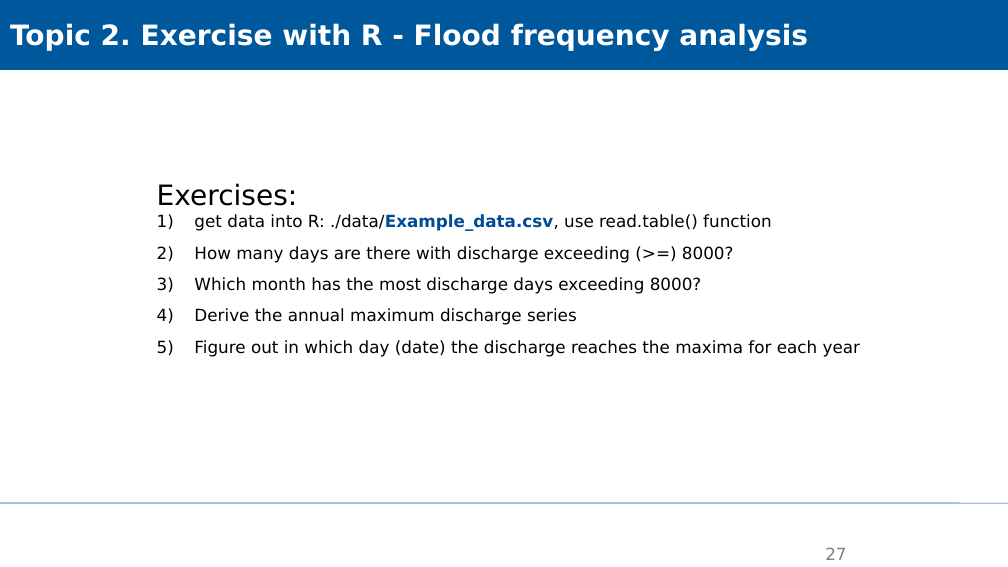
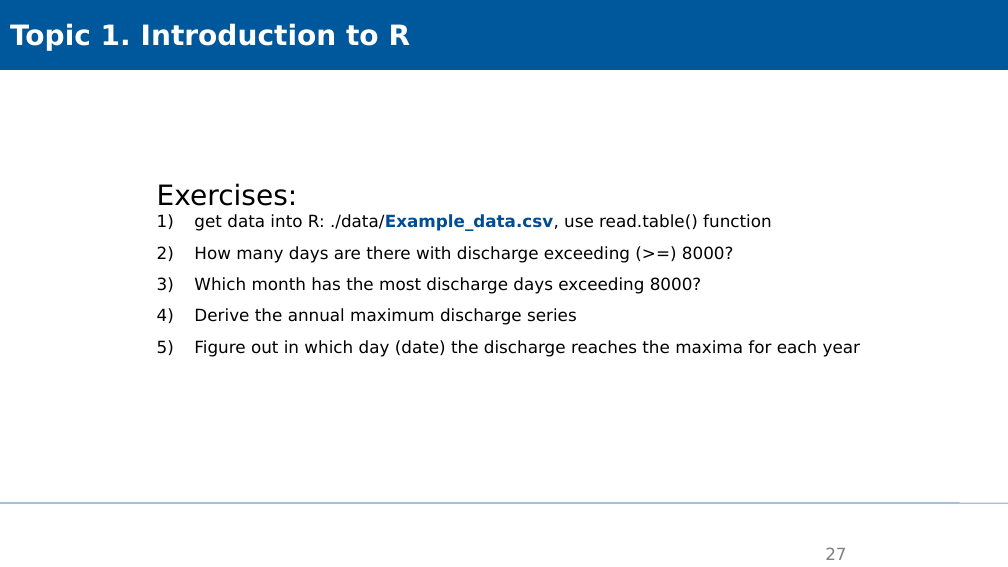
Before and after one commit to XiaoxiangGuanGFZ/FloodRiskSeminar, a slide deck: slide 27 of slides/FRS_exercise_R.pptx. Drawn at 1008x567 pixels with LibreOffice and Linux fonts; fonts in the diff are those of the drawing; background and template pictures are left out. Boxes give left, top, right and bottom in pixels: in the first picture for what was removed or moved away, otherwise in the second. Text is boxed around its words. In the diff, an @@ line names an element or a change of style, - is before the commit and + after.

```diff
--- a/slides/FRS_exercise_R.pptx
+++ b/slides/FRS_exercise_R.pptx
@@ text in rectangle at <box>10,23,411,51</box>: text changed @@
-Topic 2. Exercise with R - Flood frequency analysis
+Topic 1. Introduction to R
```
Also in this commit, not shown: 3 other slides changed, 4 slides added, 1 slide removed, 4 other files.
